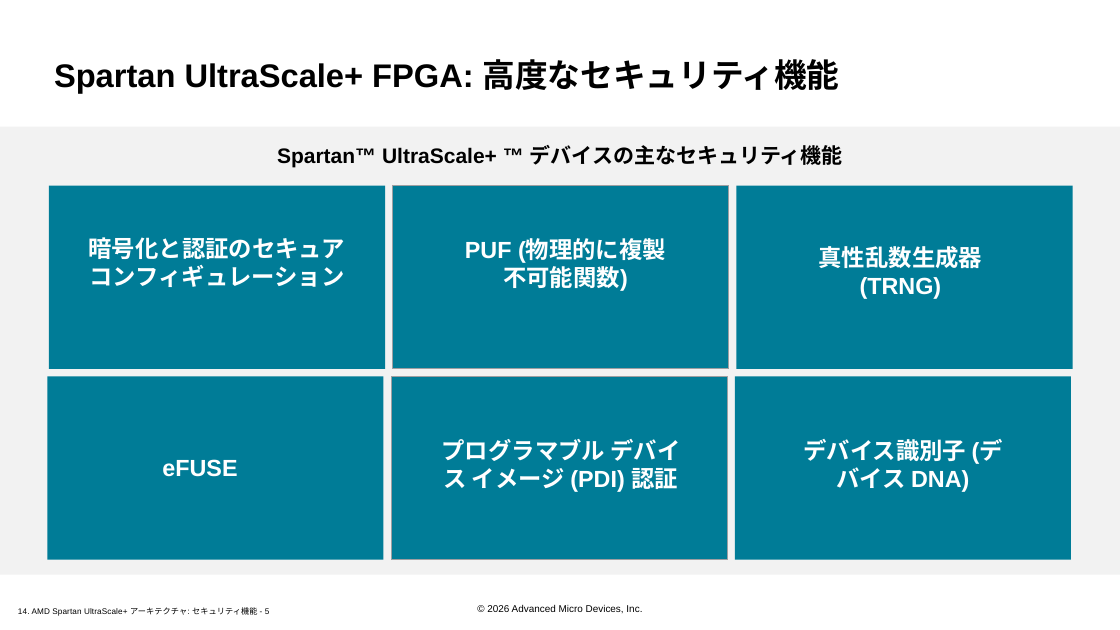
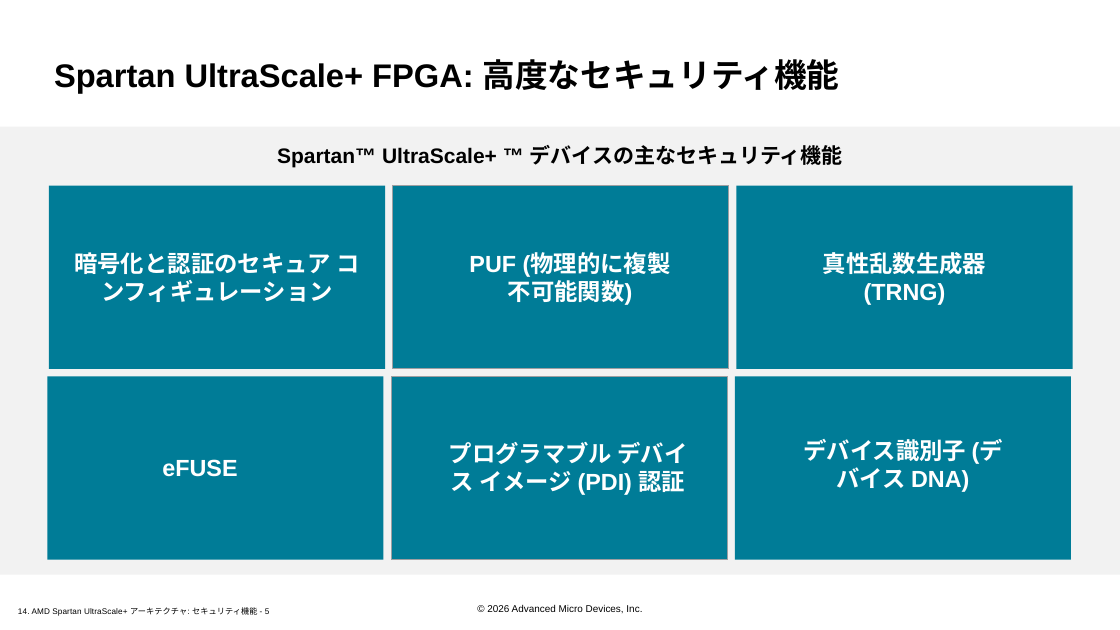
Before and after one commit to hdlabjk/spusp, a slide deck: slide 5 of doc/slides_docx/14. AMD Spartan UltraScale+ Architecture Security Features_ILT_translated_ja.pptx. Drawn at 1120x630 pixels with LibreOffice and Linux fonts; fonts in the diff are those of the drawing; background and template pictures are left out. Boxes give left, top, right and bottom in pixels: in the first picture for what was removed or moved away, otherwise in the second. Text is boxed around its words. In the diff, an @@ line names an element or a change of style, - is before the commit and + after.

```diff
--- a/doc/slides_docx/14. AMD Spartan UltraScale+ Architecture Security Features_ILT_translated_ja.pptx
+++ b/doc/slides_docx/14. AMD Spartan UltraScale+ Architecture Security Features_ILT_translated_ja.pptx
@@ text "暗号化と認証のセキュア コンフィギュレーション" rewrapped from [89, 237, 346, 287] to [74, 252, 359, 302] @@
@@ text "PUF (物理的に複製不可能関数)": place and size @@
-text "PUF (物理的に複製不可能関数)" at [465, 239, 666, 291]
+text "PUF (物理的に複製不可能関数)" at [469, 253, 671, 305]
@@ text "真性乱数生成器 (TRNG)": place and size @@
-text "真性乱数生成器 (TRNG)" at [819, 246, 983, 299]
+text "真性乱数生成器 (TRNG)" at [823, 252, 987, 305]
@@ text "プログラマブル デバイス イメージ (PDI) 認証": place and size @@
-text "プログラマブル デバイス イメージ (PDI) 認証" at [442, 439, 680, 492]
+text "プログラマブル デバイス イメージ (PDI) 認証" at [449, 442, 688, 495]
```
Also in this commit, not shown: 3 other slides changed, 9 other files.
